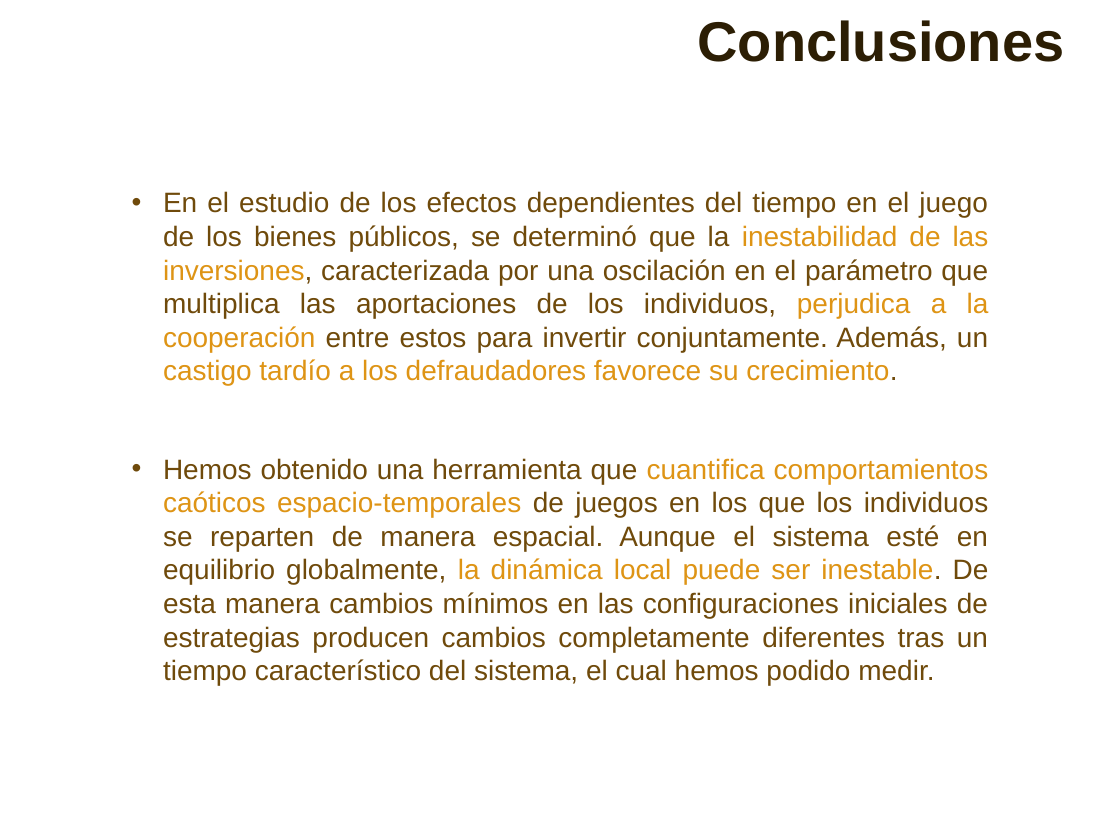
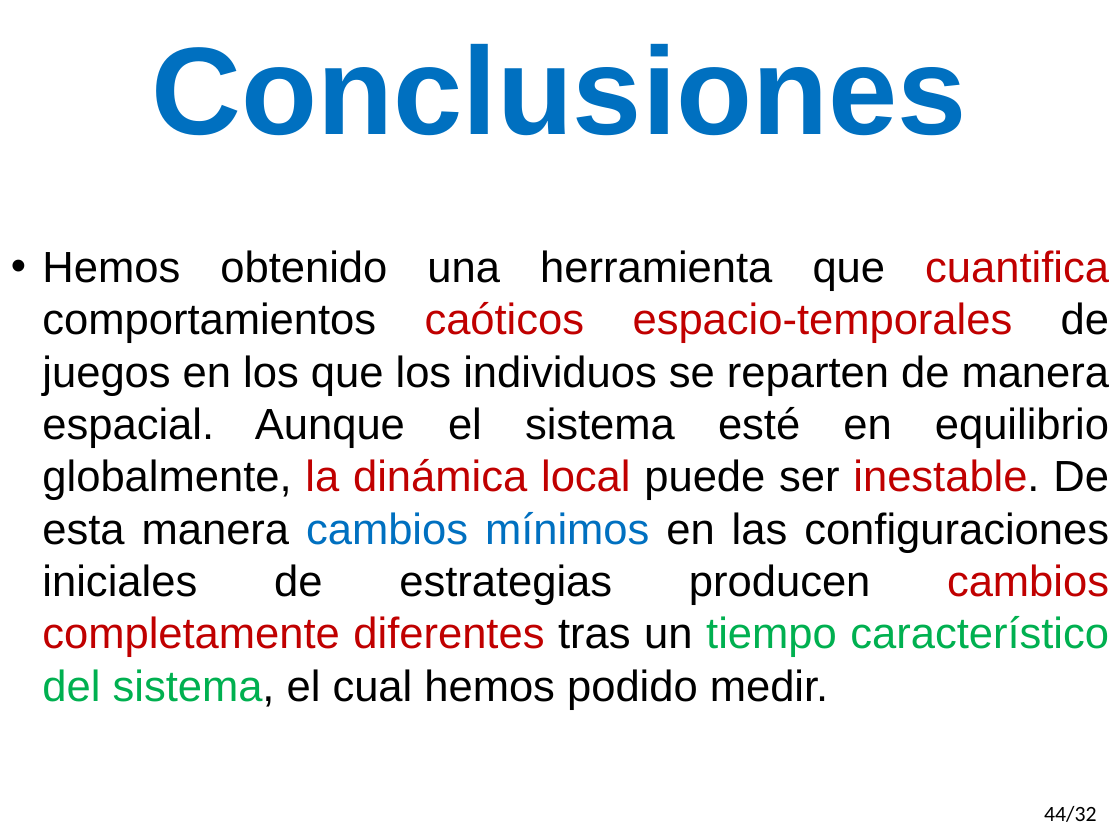
Before and after one commit to gasparalfaro/Tesis-Tesis, a slide deck: slide 45 of Presentacion/Thesis Presentation Gaspar Alfaro.pptx (slide 33 before the commit). Drawn at 1120x840 pixels with LibreOffice and Linux fonts; fonts in the diff are those of the drawing. Boxes give left, top, right and bottom in pixels: in the first picture for what was removed or moved away, otherwise in the second. Text is boxed around its words. In the diff, an @@ line names an element or a change of style, - is before the commit and + after.

```diff
--- a/Presentacion/Thesis Presentation Gaspar Alfaro.pptx
+++ b/Presentacion/Thesis Presentation Gaspar Alfaro.pptx
@@ text "Conclusiones" at bbox=[152, 43, 967, 136]: size 36 to 80 pt, text colour #2C1E04 to #0070C0; alignment right to centre @@
@@ text removed at bbox=[163, 191, 989, 386] @@
-• En el estudio de los efectos dependientes del tiempo en el juego de los bienes públicos, se determinó que la inestabilidad de las inversiones, caracterizada por una oscilación en el parámetro que multiplica las aportaciones de los individuos, perjudica a la cooperación entre estos para invertir conjuntamente. Además, un castigo tardío a los defraudadores favorece su crecimiento.
@@ text "Hemos obtenido una herramienta que ...": place and size @@
-text "Hemos obtenido una herramienta que ..." at bbox=[163, 458, 989, 685]
+text "Hemos obtenido una herramienta que ..." at bbox=[42, 250, 1110, 710]
@@ text "Hemos obtenido una herramienta que ..." at bbox=[42, 250, 1110, 710]: size 18 to 28 pt; text colour #6F4A0B to #000000 in "Hemos obtenido una herramienta que de juegos ..."; text colour #DE9415 to #C00000 in "cuantifica caóticos espacio-temporales la dinámica local ine ..."; text colour #DE9415 to #000000 in "comportamientos puede ser"; text colour #6F4A0B to #0070C0 in "cambios mínimos"; text colour #6F4A0B to #C00000 in "cambios completamente diferentes"; text colour #6F4A0B to #00B050 in "tiempo característico del sistema," @@
@@ page number added at bbox=[1044, 806, 1097, 822], 14 pt, text #000000 @@
+44/32
```
Also in this commit, not shown: 34 other slides changed, 23 slides added, 6 slides removed.
